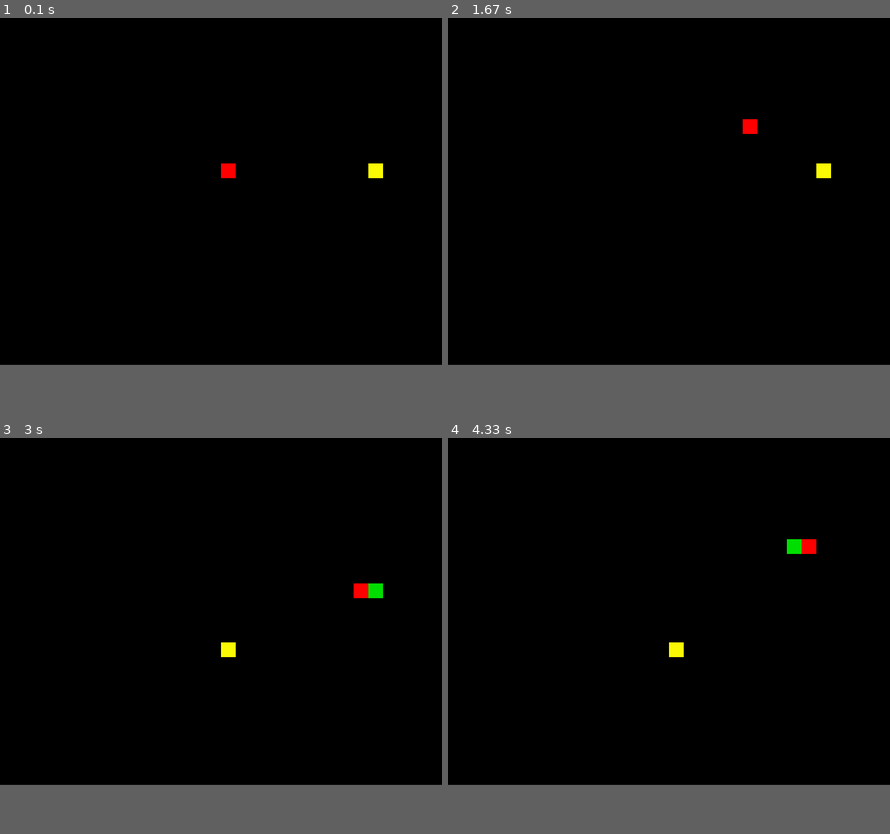
Above: before the commit, frames 1-4 (two rows, left to right).
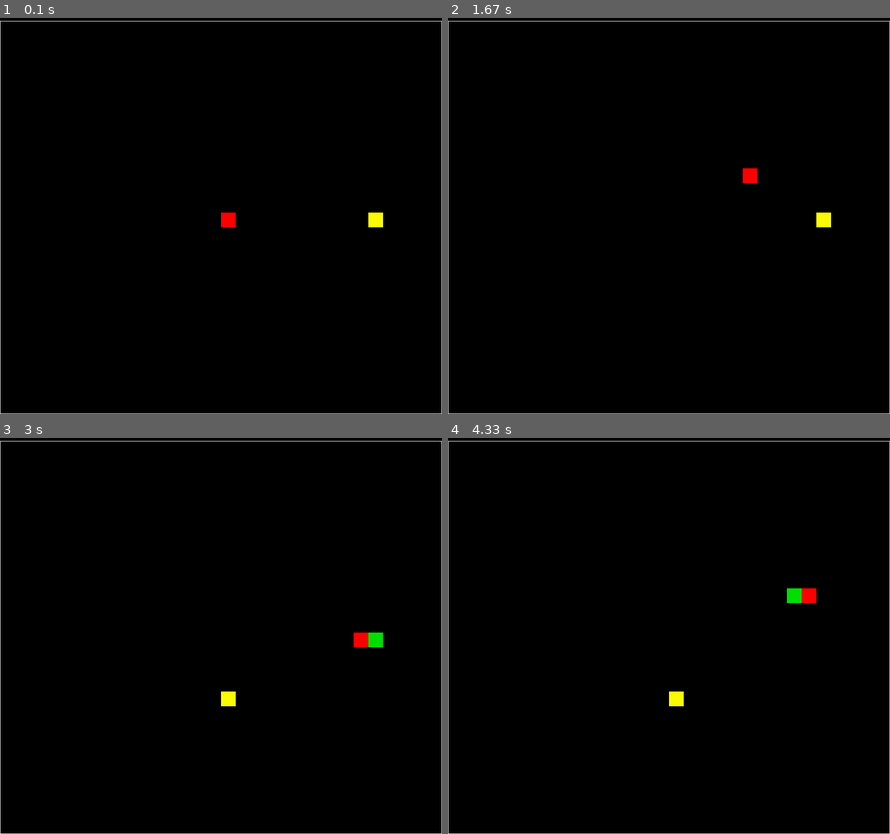
Above: after the commit, the same moments.

Repository: mohamedkamara7613/personalproject
Game: pygame game, started from Autres/Python/Snake_Game/main.py
The game is run twice, just before and just after one commit, with the same random seed, the same clock (stepped at 60 frames per second) and the same inputs.
Inputs:
- Up to frame 1 (0.1 s): no input
- Up to frame 2 (1.67 s): hold Right 0.33-0.8 s; hold Up 0.83-1.3 s; hold Right from 1.33 s (still down)
- Up to frame 3 (3 s): release Right at 1.8 s; hold Left 1.83-2.37 s; hold Down 2.4-2.87 s; hold Left from 2.9 s (still down)
- Up to frame 4 (4.33 s): release Left at 3.37 s; hold Up 3.4-3.87 s; hold Right from 3.9 s (still down)
In our replay, the window is 900x800 before the commit and 900x900 after it. These sizes can differ from the game's own. Grey fills any space a smaller window leaves; there, only what the larger window draws over its background counts as a difference.

The runs differ from the first frame. In frame 1, 1.0% of the frame differs, in the area x 0-100%, y 0-100%; in frame 2, 1.0%; in frame 3, 1.2%; in frame 4, 1.2%.

Commit message:
`Added HEADING variable and adjusted grid drawing to account for it`

Diff:
--- a/Autres/Python/Snake_Game/main.py
+++ b/Autres/Python/Snake_Game/main.py
@@ -21,7 +21,7 @@
 RED = (255, 0, 0)
 
 
-
+HEADING = 100
 WIDTH = 900
 HEIGHT = 800
 BOX_SIZE = 30
@@ -29,7 +29,7 @@
 class SnakeGame():
     def __init__(self):
         pygame.init()
-        self.screen = pygame.display.set_mode((WIDTH, HEIGHT))
+        self.screen = pygame.display.set_mode((WIDTH, HEIGHT+HEADING))
         pygame.display.set_caption("Snake Game")
 
         self.columns, self.rows = WIDTH // BOX_SIZE, HEIGHT // BOX_SIZE
@@ -158,21 +158,24 @@
 
         for j in range(self.rows):
             for i in range(self.columns):
+                # Faire apparaitre la grille
+                pygame.draw.rect(self.screen, WHITE, (0, HEADING, WIDTH, HEIGHT), 1)
+
                 # Dessiner les elements de la grille
                 if self.grid[i][j] == self.snake_head_img:
                     #self.screen.blit(self.snake_head_img, (i*BOX_SIZE, j*BOX_SIZE))
-                    pygame.draw.rect(self.screen, self.snake_head_img, (i*BOX_SIZE, j*BOX_SIZE, BOX_SIZE, BOX_SIZE))
+                    pygame.draw.rect(self.screen, self.snake_head_img, (i*BOX_SIZE, j*BOX_SIZE + HEADING, BOX_SIZE, BOX_SIZE))
 
                 for segment in self.snake[1:]:
                     if segment["img"] == self.snake_body_img:
                         #self.screen.blit(self.snake_body_img, (segment["x"]*BOX_SIZE, segment["y"]*BOX_SIZE))
                         pygame.draw.rect(self.screen, self.snake_body_img, (segment["x"]*BOX_SIZE,
-                                                                            segment["y"]*BOX_SIZE, BOX_SIZE, BOX_SIZE))
+                                                                            segment["y"]*BOX_SIZE + HEADING, BOX_SIZE, BOX_SIZE))
 
 
                 if self.grid[i][j] == self.food_img:
                     #self.screen.blit(self.food_img, (i*BOX_SIZE, j*BOX_SIZE))
-                    pygame.draw.rect(self.screen, self.food_img, (i*BOX_SIZE, j*BOX_SIZE, BOX_SIZE, BOX_SIZE))
+                    pygame.draw.rect(self.screen, self.food_img, (i*BOX_SIZE, j*BOX_SIZE + HEADING, BOX_SIZE, BOX_SIZE))
 
         pygame.display.update()
 
